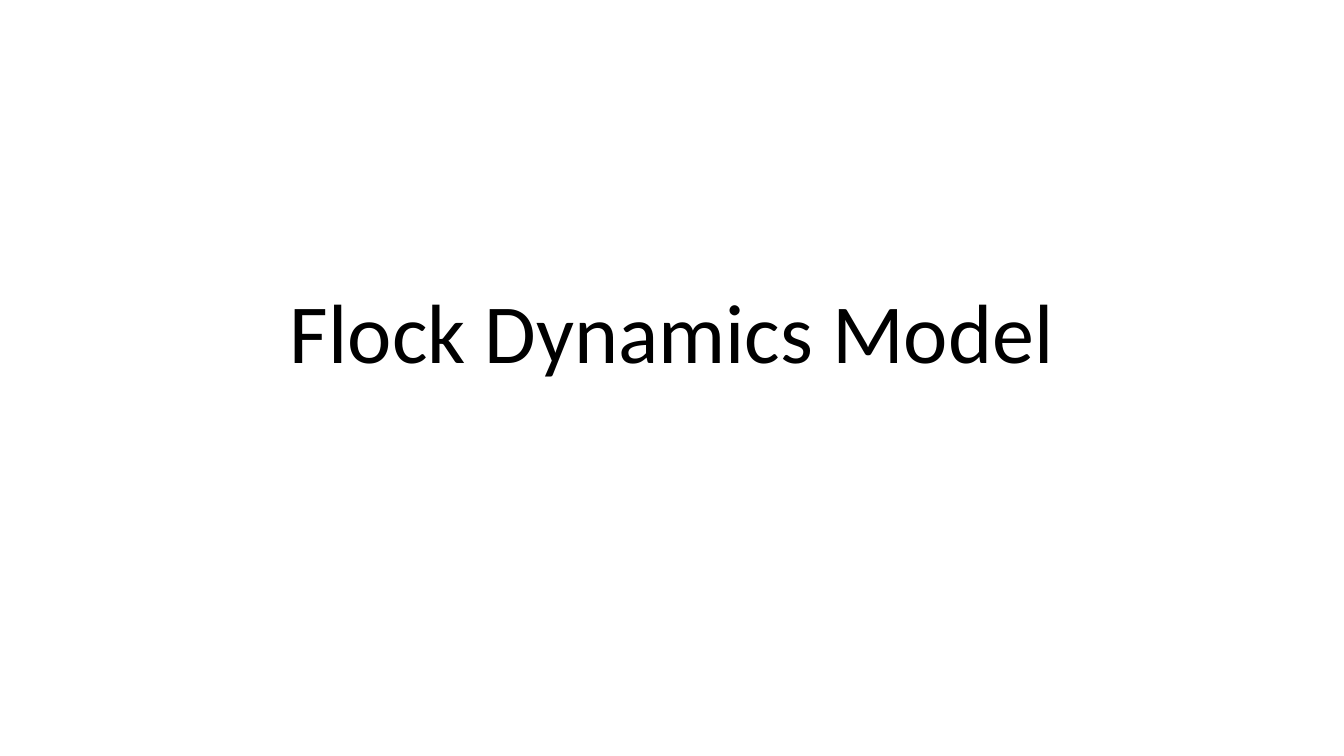
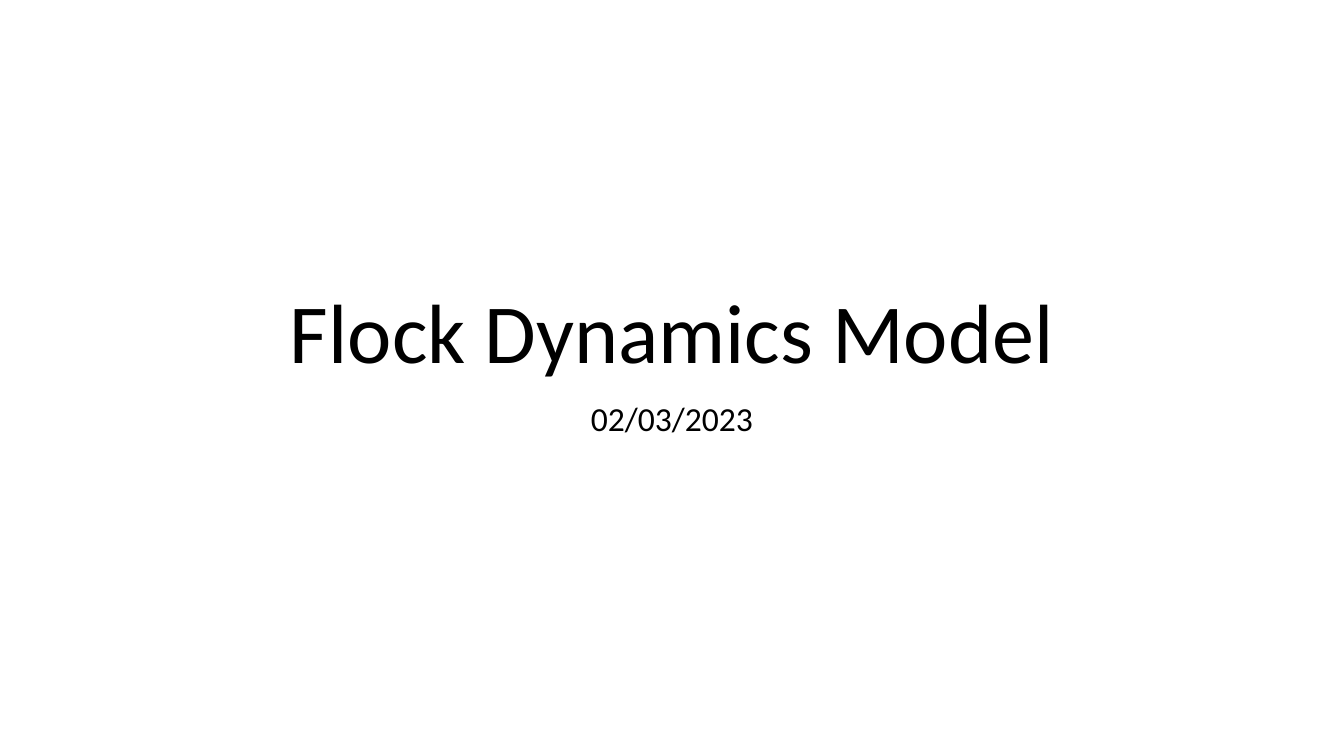
Before and after one commit to BethSavagar/demographic_model_1, a slide deck: slide 1 of results-presentations/model-test-BAOBAB.pptx. Drawn at 1344x756 pixels with LibreOffice and Linux fonts; fonts in the diff are those of the drawing. Boxes give left, top, right and bottom in pixels: in the first picture for what was removed or moved away, otherwise in the second. Text is boxed around its words. In the diff, an @@ line names an element or a change of style, - is before the commit and + after.

Commit message:
updating parameters for model

```diff
--- a/results-presentations/model-test-BAOBAB.pptx
+++ b/results-presentations/model-test-BAOBAB.pptx
@@ subtitle added at box(591, 407, 753, 433), 24 pt, text #000000 @@
+02/03/2023
```
Also in this commit, not shown: 3 other slides changed, 4 other files.
